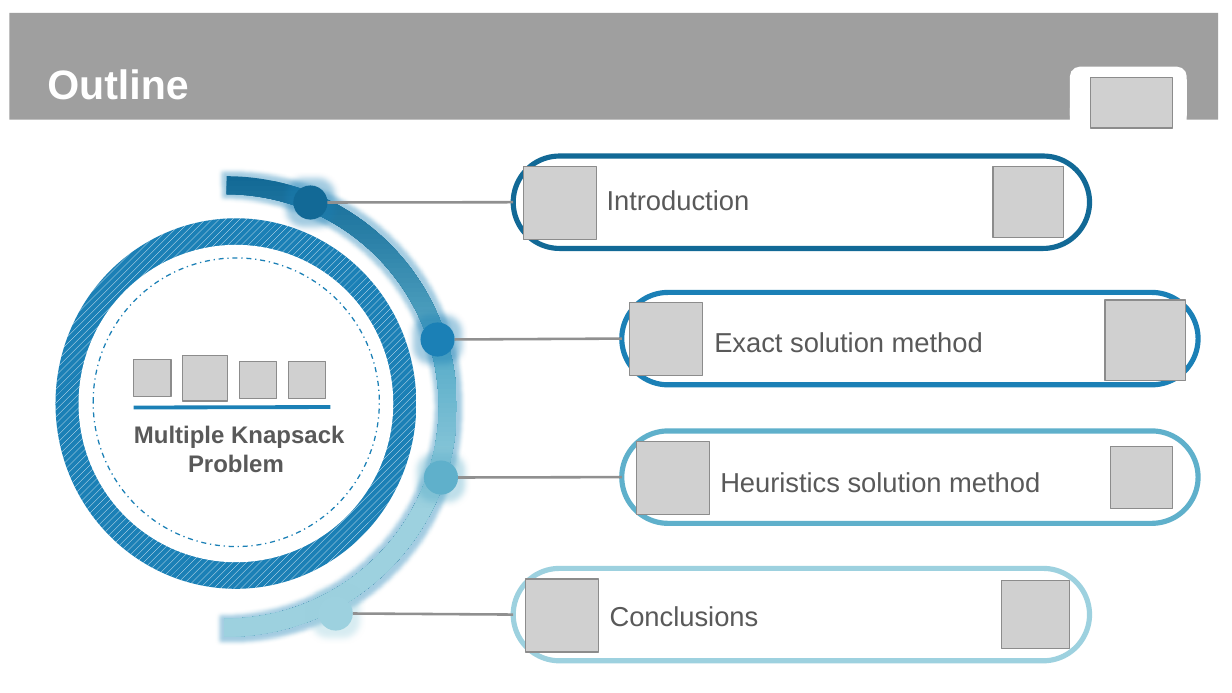
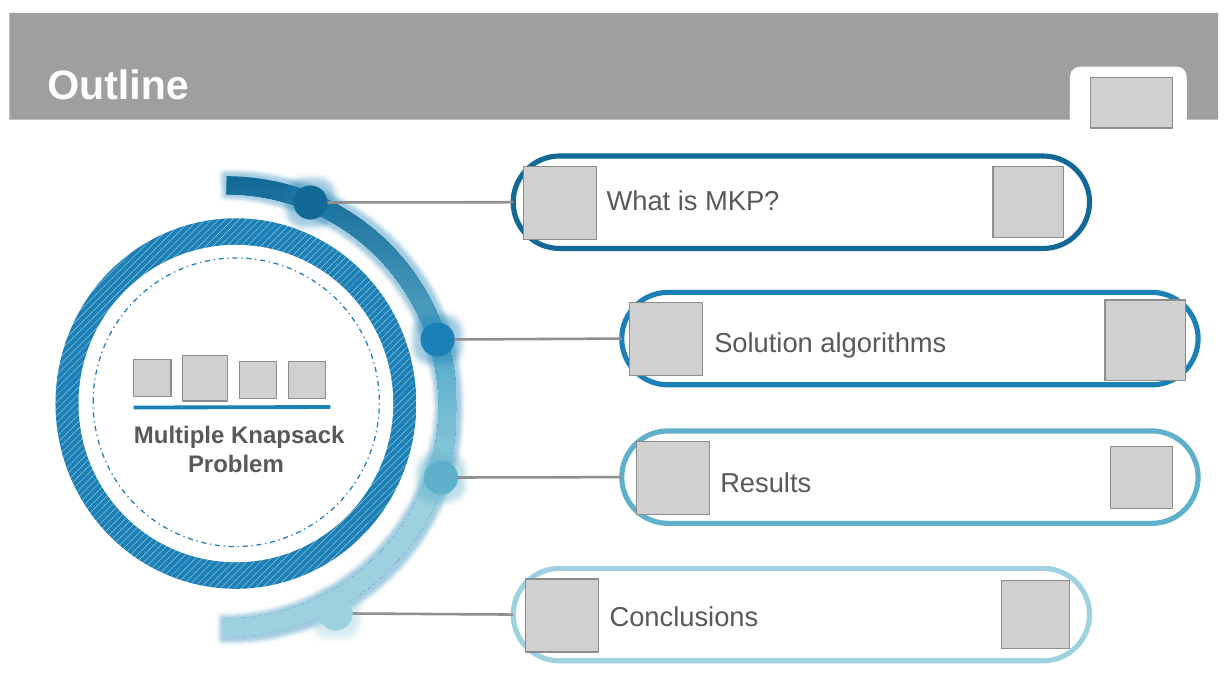
Before and after one commit to YMF2022/IntegerOptimizationCourse, a slide deck: slide 2 of OptimisationCourse_finalpresentation.pptx. Drawn at 1232x693 pixels with LibreOffice and Linux fonts; fonts in the diff are those of the drawing; grey boxes stand for pictures. Boxes give left, top, right and bottom in pixels: in the first picture for what was removed or moved away, otherwise in the second. Text is boxed around its words. In the diff, an @@ line names an element or a change of style, - is before the commit and + after.

```diff
--- a/OptimisationCourse_finalpresentation.pptx
+++ b/OptimisationCourse_finalpresentation.pptx
@@ text at (607, 190, 779, 211): text changed @@
-Introduction
+What is MKP?
@@ text at (714, 332, 946, 358): text changed @@
-Exact solution method
+Solution algorithms
@@ text at (720, 472, 811, 493): text changed @@
-Heuristics solution method
+Results
```
Also in this commit, not shown: 5 other slides changed, 1 slide added, 1 slide removed, 9 other files.
